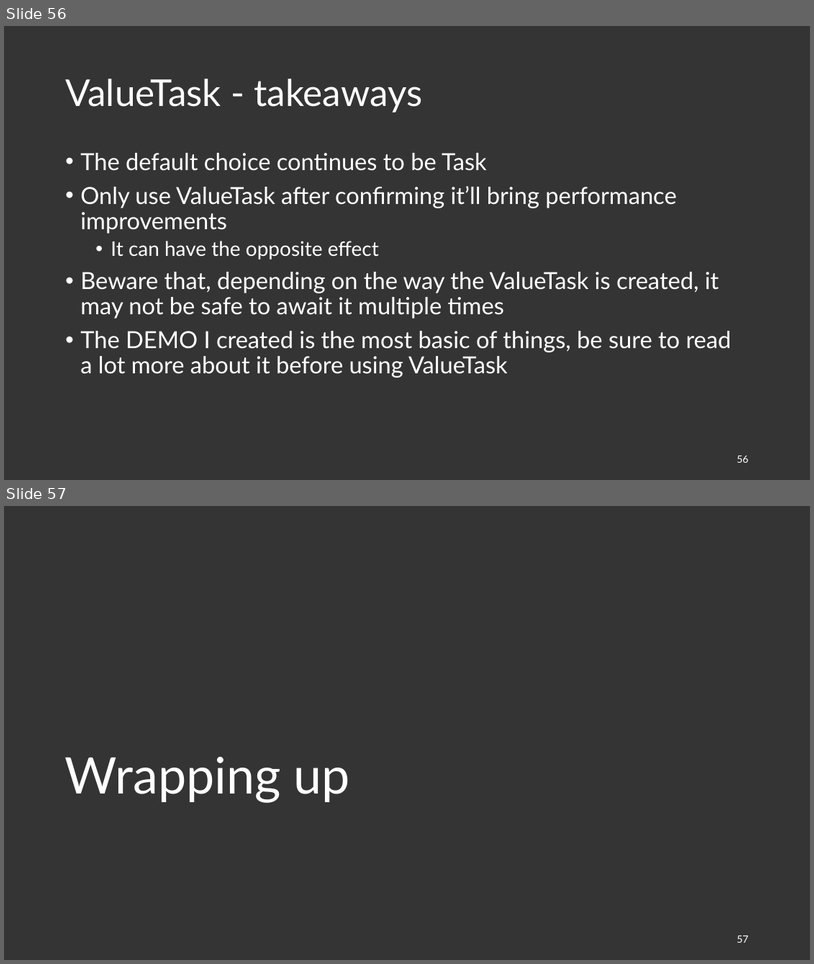
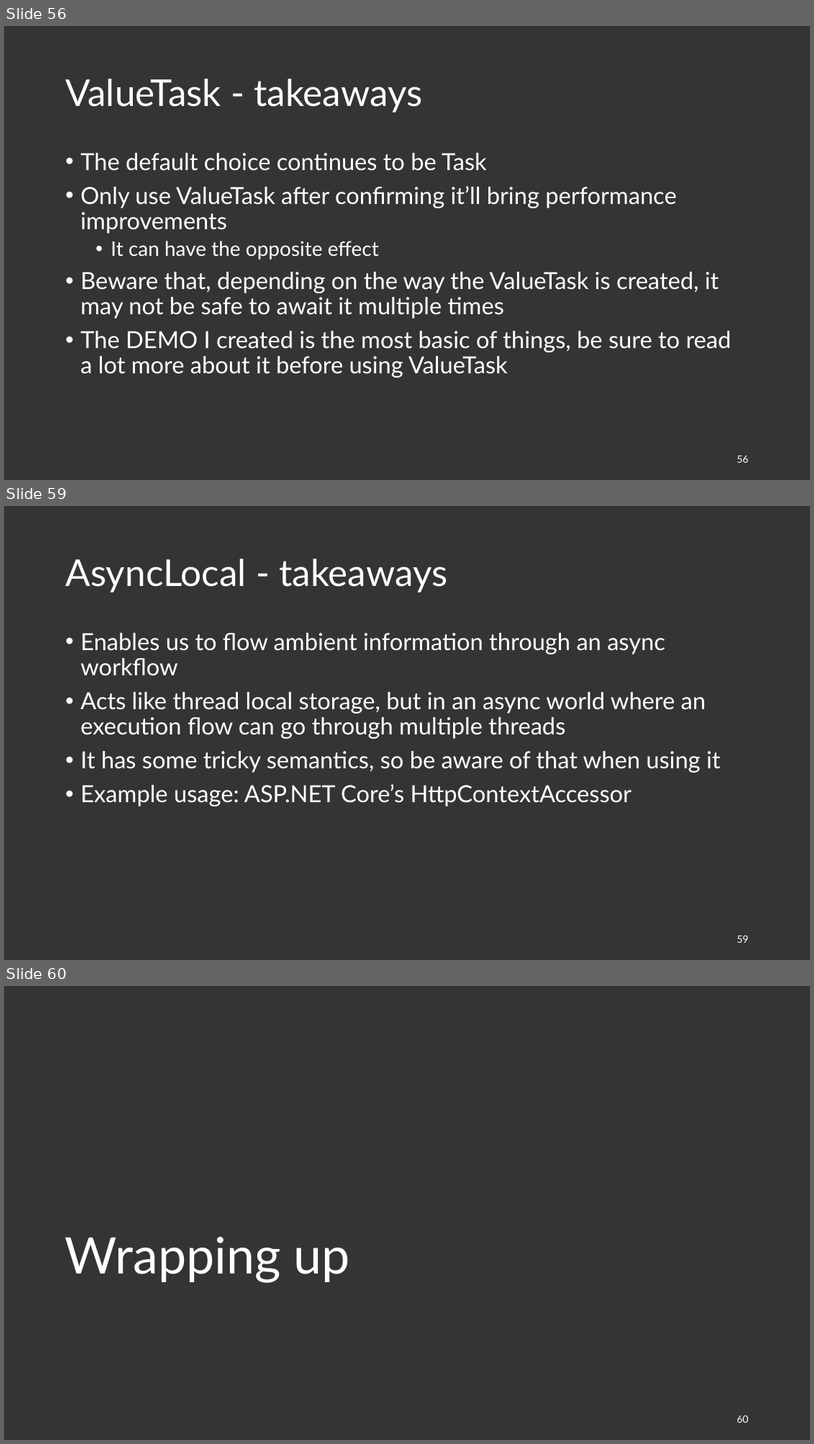
Before and after one commit to joaofbantunes/AsyncAllTheThings, a slide deck: presentation/async-all-the-things.pptx. Shown one above the other, each under a label of ours: slides 56 and 57 before the commit, slides 56, 59 and 60 after it; the slides between them are not shown. The pictures are 814x964 and 814x1444 pixels, drawn with LibreOffice and Linux fonts; fonts in the diff are those of the drawing. Boxes give left, top, right and bottom in pixels: in the first picture for what was removed or moved away, otherwise in the second. Text is boxed around its words. In the diff, an @@ line names an element or a change of style, - is before the commit and + after.

Commit message:
Adding AsyncLocal demo

```diff
--- a/presentation/async-all-the-things.pptx
+++ b/presentation/async-all-the-things.pptx
@@ slide 59 added at bbox=[4, 506, 810, 960], background #343434 @@
@@ title added at bbox=[65, 559, 448, 592], 44 pt, text #FFFFFF @@
+AsyncLocal - takeaways
@@ text added at bbox=[80, 633, 721, 806], 28 pt, text #FFFFFF @@
+• Enables us to flow ambient information through an async workflow
+• Acts like thread local storage, but in an async world where an execution flow can go through multiple threads
+• It has some tricky semantics, so be aware of that when using it
+• Example usage: ASP.NET Core’s HttpContextAccessor
@@ page number added at bbox=[737, 935, 748, 942], 12 pt, text #FFFFFF @@
+59
@@ what was slide 57 is now slide 60 @@
@@ page number at bbox=[737, 1415, 748, 1422]: text changed @@
-57
+60
```
Also in this commit, not shown: 2 slides changed, 2 other slides added, 3 other files.
